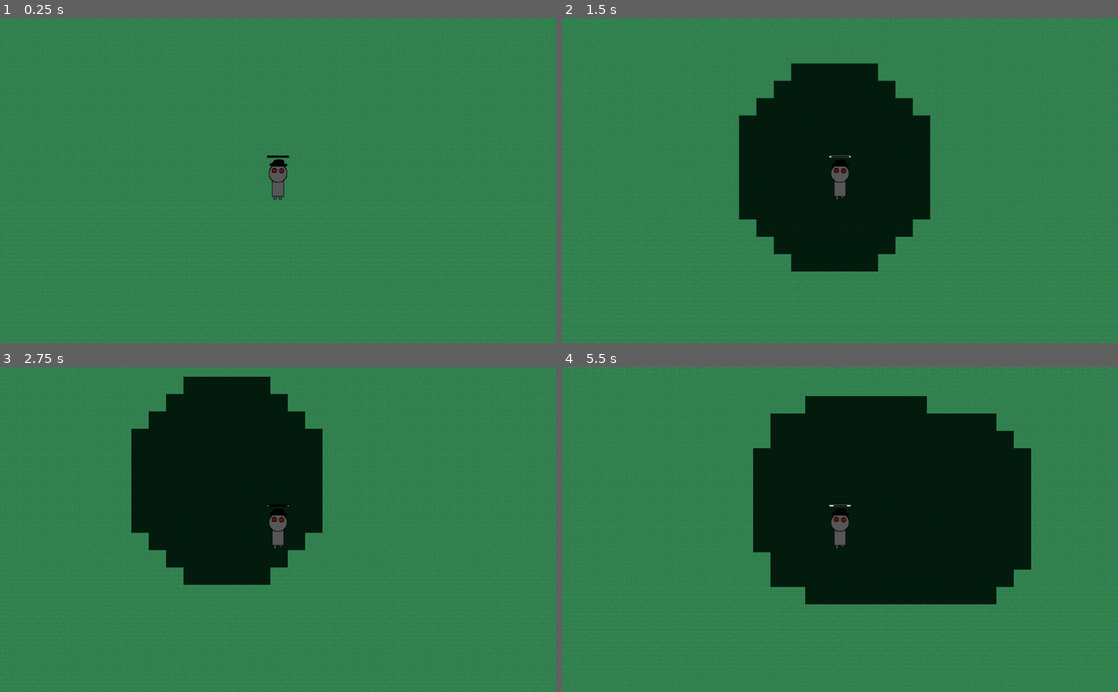
Above: before the commit, frames 1-4 (two rows, left to right).
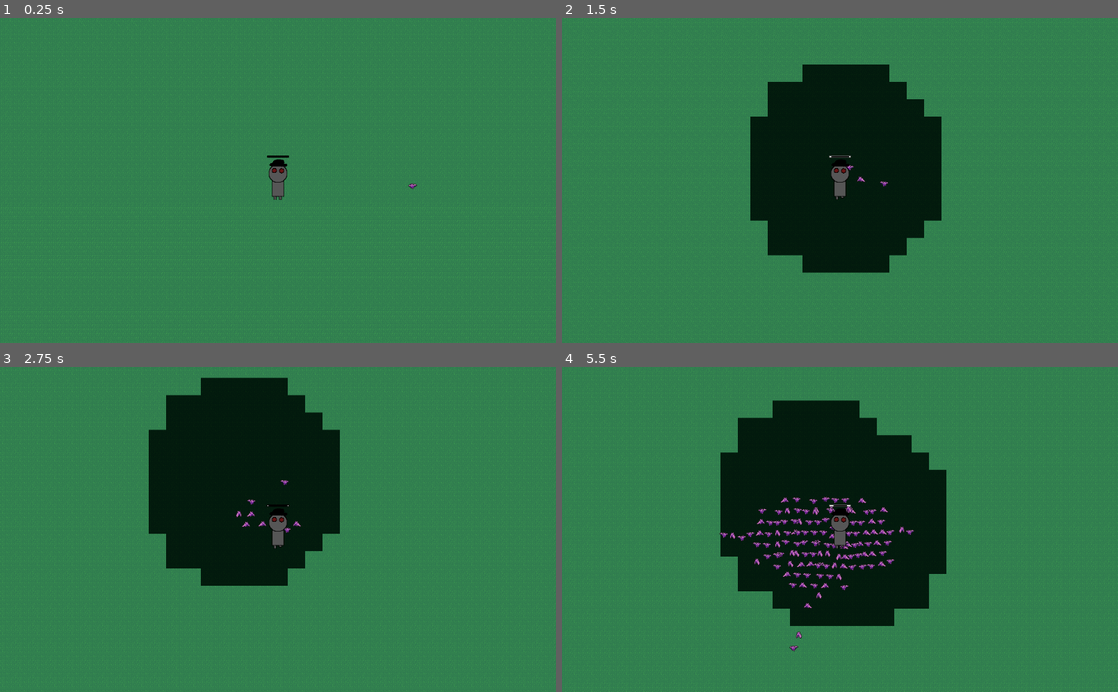
Above: after the commit, the same moments.

Repository: doomium-chloride/kiwijam2021-ADAPT
Game: Godot game, scene res://Levels/TestLevel.tscn
Two runs of this game, one before a commit and one after it. Both use one fixed random seed, a clock stepped at 60 frames per second and the inputs below. This scene is started directly instead of the project's main scene.
Inputs:
- Up to frame 1 (0.25 s): no input
- Up to frame 2 (1.5 s): tap Enter at 0.5 s; hold Right (ui_right) 0.53-1.28 s; tap Home (ui_home) at 0.6, 1.35 s; tap Space (ui_select) at 0.77 s; hold Down (ui_down) from 1.28 s (still down)
- Up to frame 3 (2.75 s): tap Space (ui_select) at 1.52 s; release Down (ui_down) at 2.03 s; hold Right (ui_right) from 2.03 s (still down); tap Home (ui_home) at 2.1 s
- Up to frame 4 (5.5 s): release Right (ui_right) at 2.78 s; hold Up (ui_up) 2.78-3.53 s; tap Home (ui_home) every 0.75 s from 2.85 to 5.1 s; tap Space (ui_select) at 3.02, 3.77, 4.52 s; hold Left (ui_left) 3.53-5.03 s; hold Down (ui_down) from 5.03 s (still down)

The runs differ from the first frame. In frame 1, less than 0.1% of the frame differs, in the area x 73-75%, y 50-53%; in frame 2, 3.2%; in frame 3, 4.4%; in frame 4, 17%, in the area x 0-100%, y 0-100%.

Commit message:
Make shadow adapt the enem

Diff:
--- a/Actors/Player.tscn
+++ b/Actors/Player.tscn
@@ -8,15 +8,15 @@
 
 [sub_resource type="SpriteFrames" id=1]
 animations = [ {
+"frames": [ ExtResource( 5 ), ExtResource( 6 ) ],
+"loop": true,
+"name": "walking",
+"speed": 10.0
+}, {
 "frames": [ ExtResource( 4 ) ],
 "loop": true,
 "name": "idle",
 "speed": 0.0
-}, {
-"frames": [ ExtResource( 5 ), ExtResource( 6 ) ],
-"loop": true,
-"name": "walking",
-"speed": 10.0
 } ]
 
 [sub_resource type="RectangleShape2D" id=2]
--- a/Actors/Shadow.tscn
+++ b/Actors/Shadow.tscn
@@ -18,3 +18,4 @@
 texture = ExtResource( 1 )
 
 [connection signal="area_entered" from="." to="." method="_on_Shadow_area_entered"]
+[connection signal="body_entered" from="." to="." method="_on_Shadow_body_entered"]
--- a/Enemies/Enemy.tscn
+++ b/Enemies/Enemy.tscn
@@ -176,7 +176,7 @@
 [sub_resource type="AnimationNodeStateMachinePlayback" id=21]
 
 [sub_resource type="CircleShape2D" id=22]
-radius = 129.861
+radius = 174.871
 
 [node name="Enemy" type="KinematicBody2D"]
 position = Vector2( 377.328, 257.03 )
@@ -220,4 +220,6 @@
 process_mode = 0
 autostart = true
 
+[connection signal="body_entered" from="Sight" to="." method="_on_Sight_body_entered"]
+[connection signal="body_exited" from="Sight" to="." method="_on_Sight_body_exited"]
 [connection signal="timeout" from="WalkTimer" to="." method="_on_WalkTimer_timeout"]
--- a/Levels/TestLevel.tscn
+++ b/Levels/TestLevel.tscn
@@ -1,10 +1,14 @@
-[gd_scene load_steps=3 format=2]
+[gd_scene load_steps=4 format=2]
 
 [ext_resource path="res://Actors/Player.tscn" type="PackedScene" id=1]
 [ext_resource path="res://Environment/Floor.tscn" type="PackedScene" id=2]
+[ext_resource path="res://Enemies/Enemy.tscn" type="PackedScene" id=3]
 
 [node name="TestLevel" type="Node2D"]
 
 [node name="Player" parent="." instance=ExtResource( 1 )]
 
 [node name="Floor" parent="." instance=ExtResource( 2 )]
+
+[node name="Enemy" parent="." instance=ExtResource( 3 )]
+position = Vector2( 262.5, 15.03 )
--- a/Player/Boss.gd
+++ b/Player/Boss.gd
@@ -4,21 +4,28 @@
 const MAX_SPEED = 80
 const FRICTION = 500
 var velocity = Vector2.ZERO
-var move_dir = Vector2.ZERO
+var move_dir = Global.random_direction()
 
 var enemy_class = load("res://Enemies/Enemy.tscn")
-onready var spawn_pos = get_position() + Vector2(0,-100)
 
+var is_darkness = false
+var is_light = true
 
 onready var animationPlayer = $AnimationPlayer
 onready var animationTree = $AnimationTree
 onready var animationState = animationTree.get("parameters/playback")
+
+var adapted = false
+var targets = []
 
 func _physics_process(delta):
 #	var input_vector = Vector2.ZERO
 #	input_vector.x = Input.get_action_strength("ui_right") - Input.get_action_strength("ui_left")
 #	input_vector.y = Input.get_action_strength("ui_down") - Input.get_action_strength("ui_up")
 #	input_vector = input_vector.normalized()
+
+	if is_chasing():
+		move_dir = get_chase_dir()
 
 	if move_dir != Vector2.ZERO:
 		if move_dir.x > 0:
@@ -38,12 +45,52 @@
 
 func spawn_enemy():
 	var enemy = enemy_class.instance()
-	enemy.position = spawn_pos
-	add_child(enemy)
+	enemy.position = get_position()
+	get_tree().get_root().add_child(enemy)
 
 func _on_Timer_timeout():
 	spawn_enemy()
 
 
 func _on_WalkTimer_timeout():
-	move_dir = Global.random_direction()
+	if not is_chasing():
+		move_dir = Global.random_direction()
+
+
+func _on_Sight_body_entered(body):
+	if adapted:
+		pass
+	else:
+		if body.get("is_darkness") == true:
+			targets.append(body)
+			pass
+
+func _on_Sight_body_exited(body):
+	if adapted:
+		pass
+	else:
+		if body.get("is_darkness") == true:
+			if targets.has(body):
+				targets.erase(body)
+			pass
+
+func is_chasing():
+	return not targets.empty()
+
+func get_chase_dir():
+	if targets == null:
+		return
+	var target_pos = targets[0].position as Vector2
+	var direction = target_pos - get_position()
+	return direction.normalized()
+
+func damage_adapt(dmg):
+	adapted = true
+	is_darkness = false
+	is_light = true
+	var to_erase = []
+	for target in targets:
+		if target.get("is_darkness") == true:
+			to_erase.append(target)
+	for target in to_erase:
+		targets.erase(target)
--- a/Scripts/Player.gd
+++ b/Scripts/Player.gd
@@ -2,9 +2,7 @@
 
 const shadow_class = preload("res://Actors/Shadow.tscn")
 
-# Declare member variables here. Examples:
-# var a = 2
-# var b = "text"
+const is_darkness = true
 export var shadow_cooldown = 1
 export var shadow_cost = 20
 export var adapt_regen = 5
--- a/Scripts/Shadow.gd
+++ b/Scripts/Shadow.gd
@@ -6,6 +6,7 @@
 # var b = "text"
 export var growth_speed = 10;
 export var max_size = 5
+export var damage = 1
 
 var player = null
 
@@ -26,10 +27,13 @@
 	else:
 		print(scale)
 		scale += Vector2(growth_speed, growth_speed) * delta
-	pass
 
 
 func _on_Shadow_area_entered(area):
 	if area.has_method("darken"):
 		area.darken()
-	pass # Replace with function body.
+
+
+func _on_Shadow_body_entered(body):
+	if body.has_method("damage_adapt"):
+		body.damage_adapt(damage);
